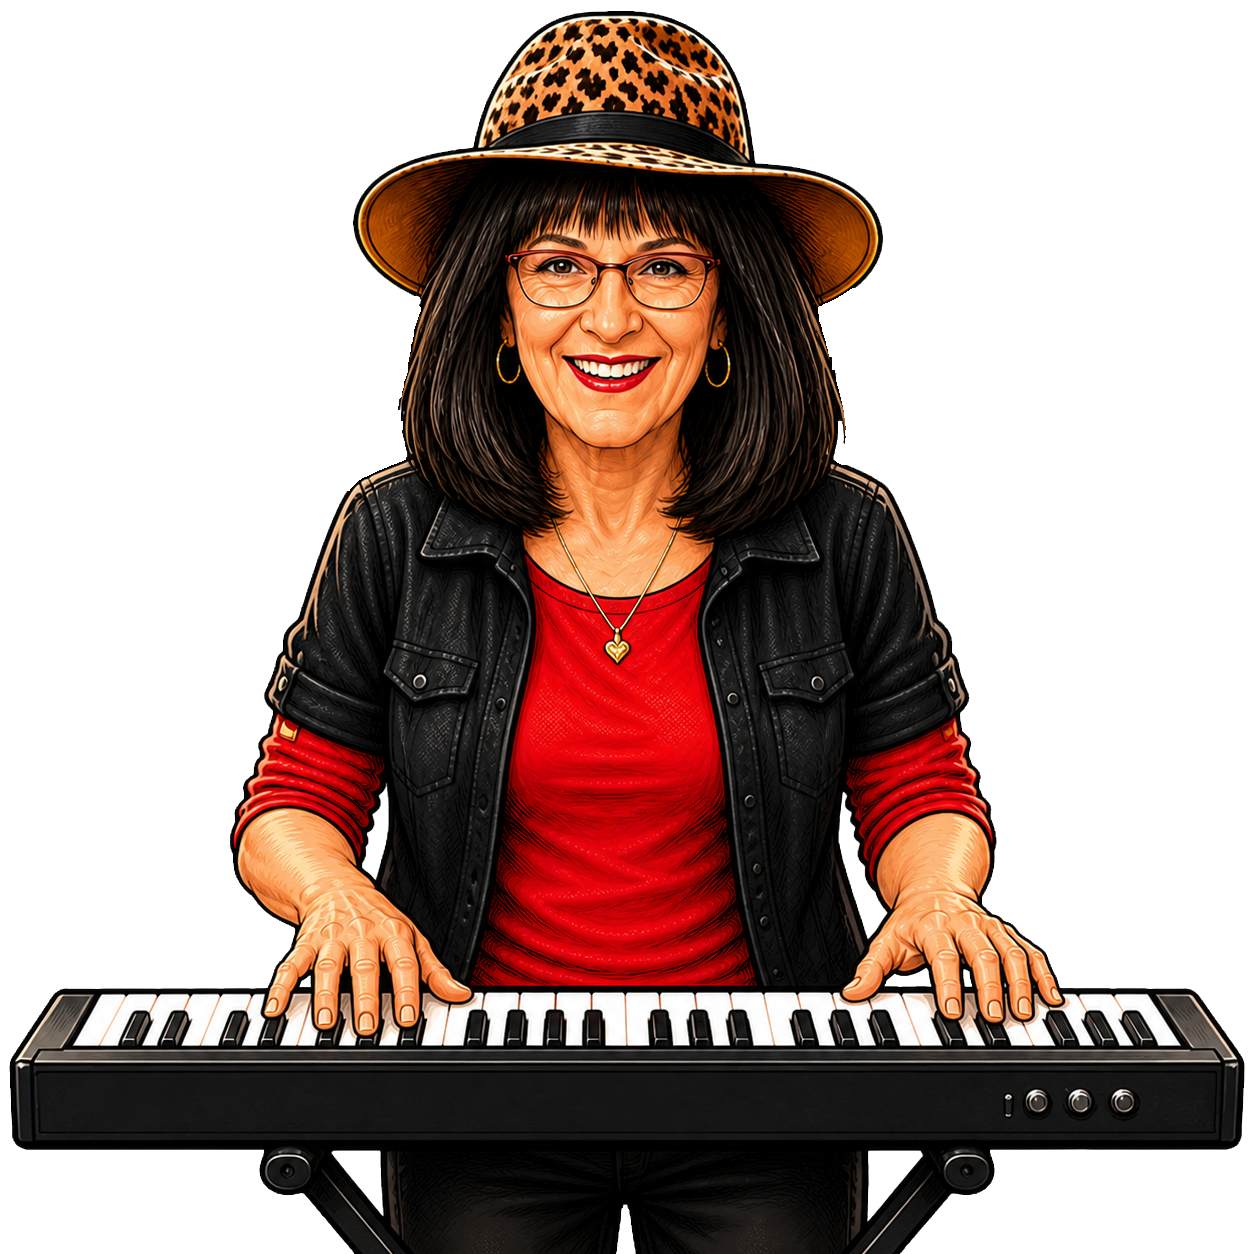
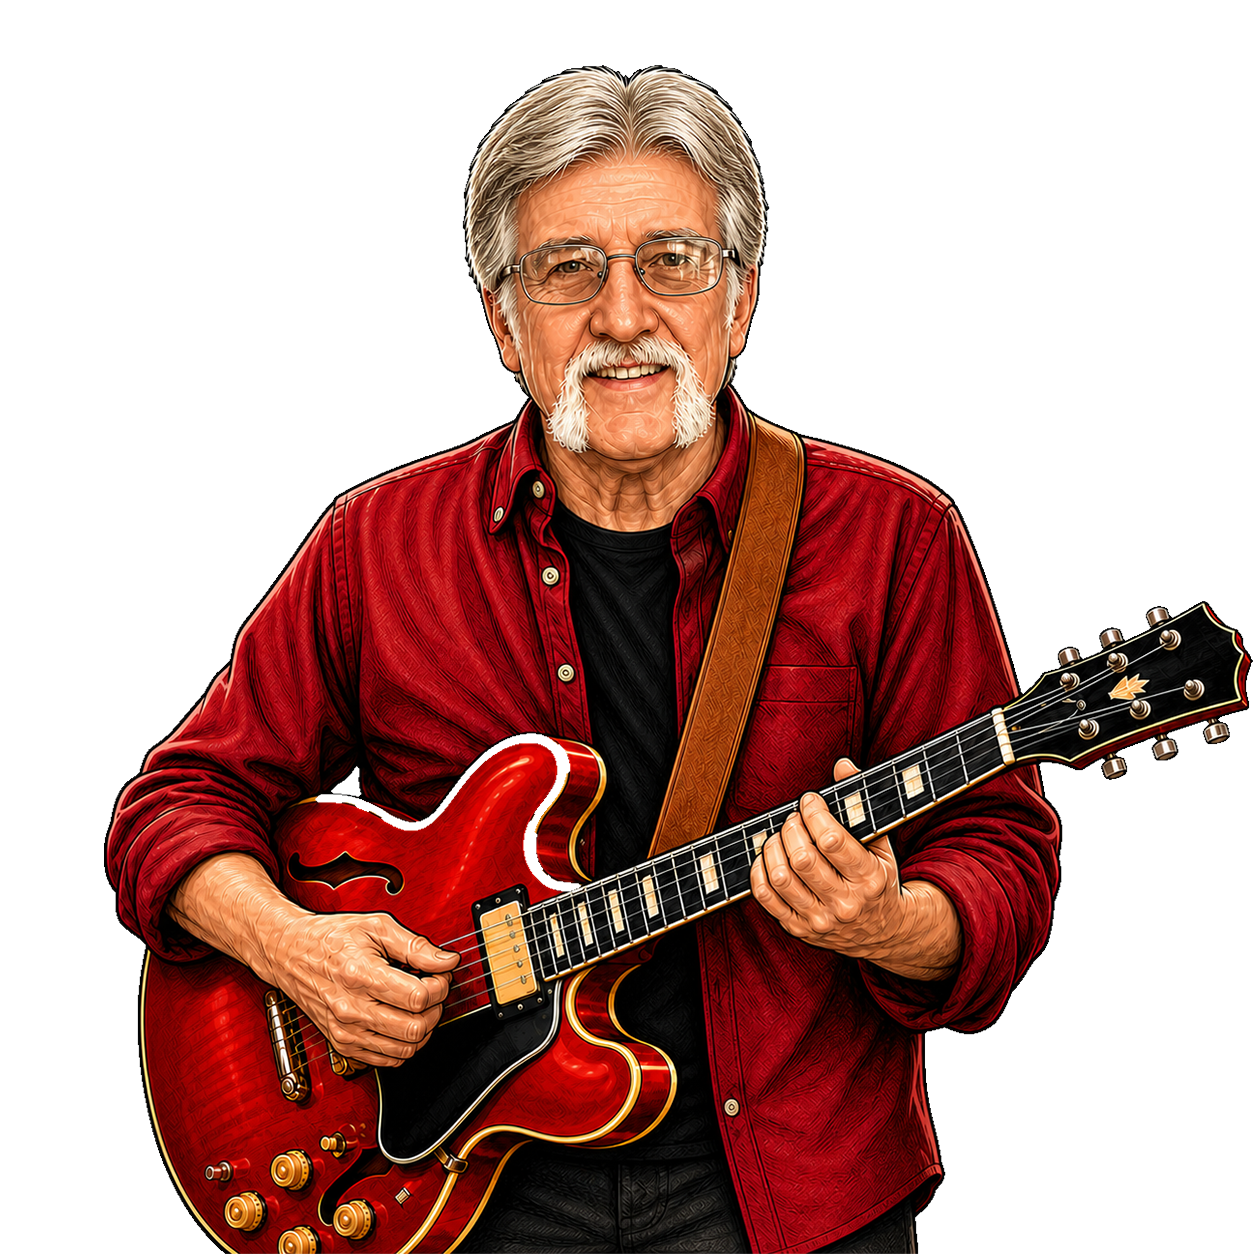
Revision of a layered w=1254, h=1254 image; what changed, layer by layer:
renamed "Layer 3" to "beverly", hid it, moved it above "charlie" over [9, 11, 1245, 1254]
renamed "Layer 4" to "charlie", showed it, painted on it over [102, 50, 1253, 1254]